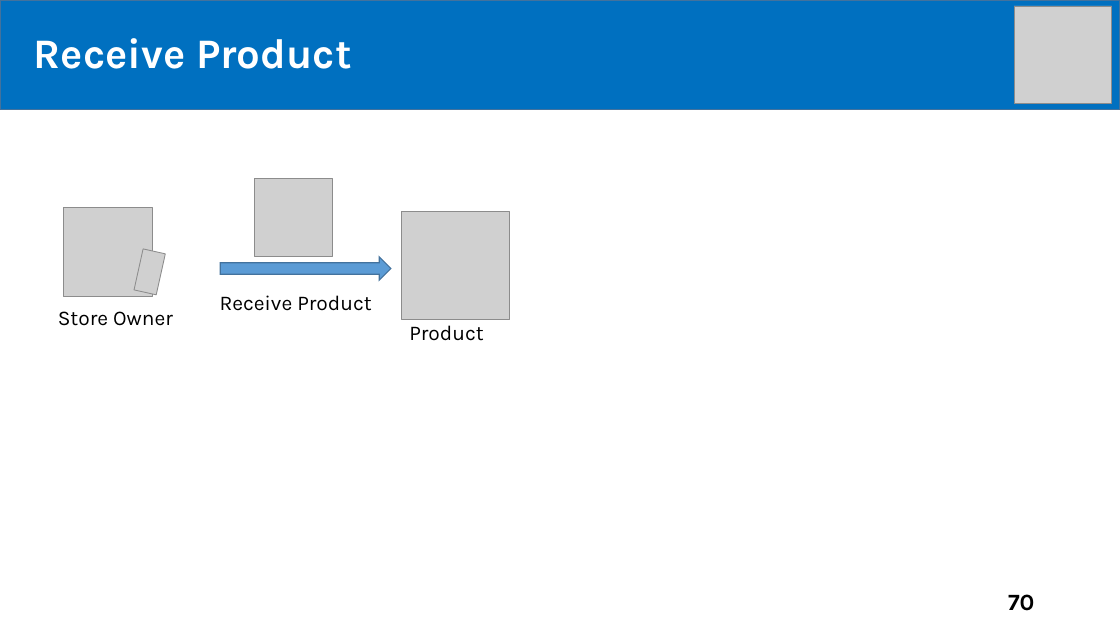
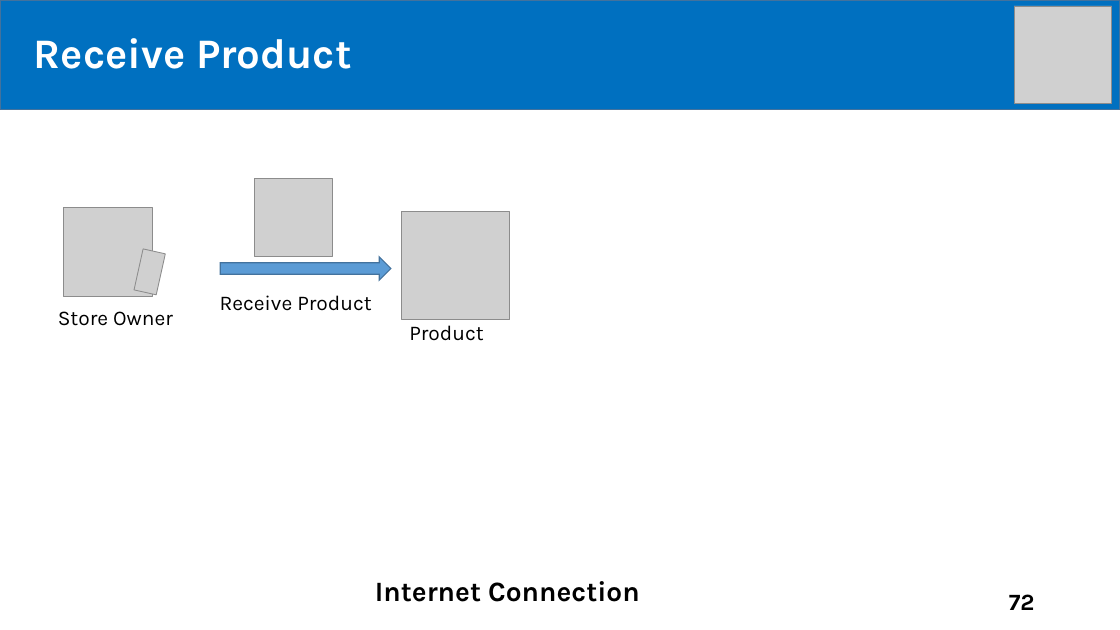
Before and after one commit to tiendan3108/CP, a slide deck: slide 72 of Source/Presentation/PreFinalPresentation.pptx (slide 70 before the commit). Drawn at 1120x630 pixels with LibreOffice and Linux fonts; fonts in the diff are those of the drawing; grey boxes stand for pictures. Boxes give left, top, right and bottom in pixels: in the first picture for what was removed or moved away, otherwise in the second. Text is boxed around its words. In the diff, an @@ line names an element or a change of style, - is before the commit and + after.

Commit message:
update

```diff
--- a/Source/Presentation/PreFinalPresentation.pptx
+++ b/Source/Presentation/PreFinalPresentation.pptx
@@ text added at (375,581,640,602), 24 pt, text #000000, bold @@
+Internet Connection
@@ page number at (1009,594,1035,610): text changed @@
-70
+72
```
Also in this commit, not shown: 2 slides added.
